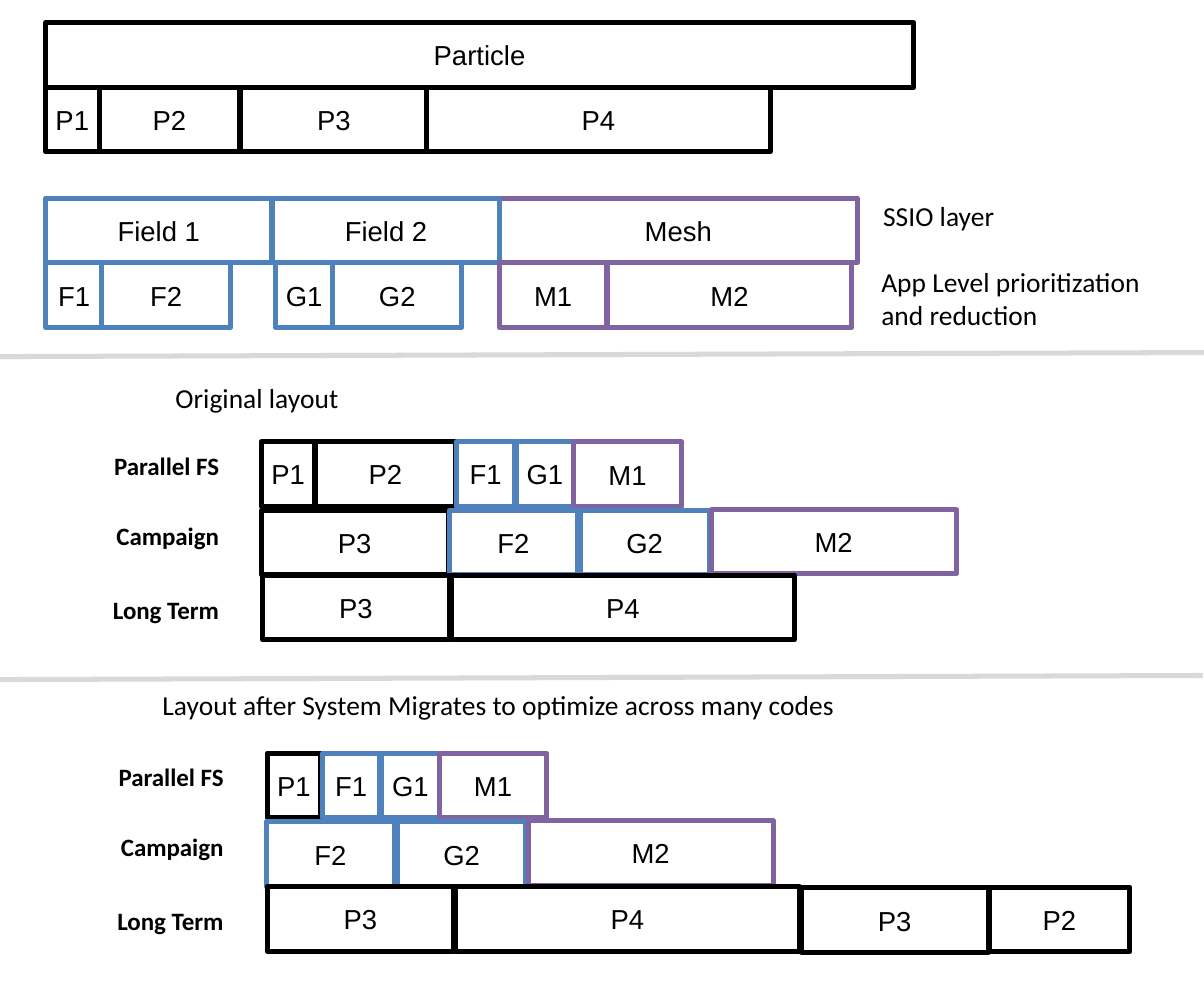
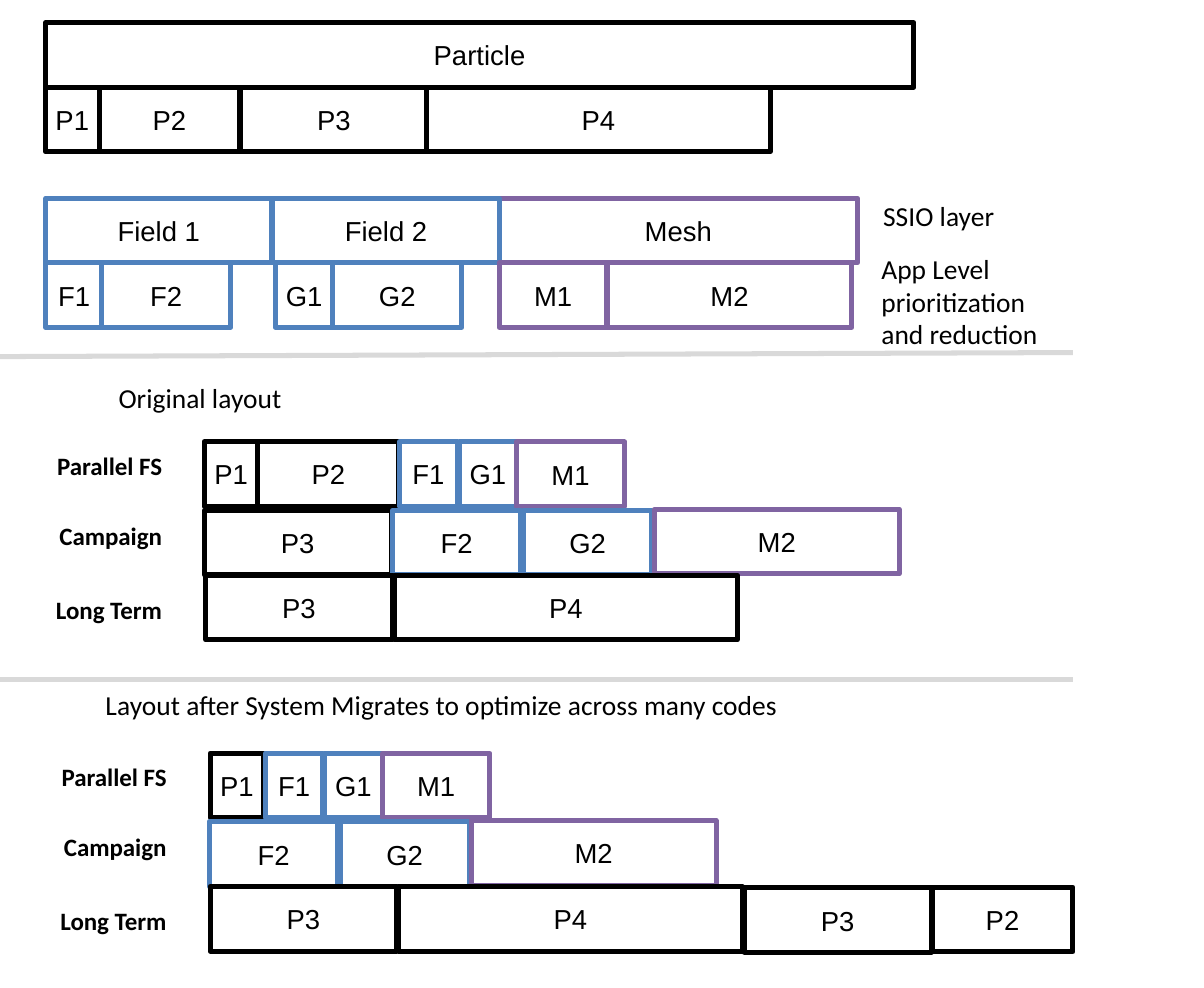
Before and after one commit to TPLink32/sirius, a slide deck: slide 1 of graphics/SSIO-bucket.pptx. Drawn at 1204x988 pixels with LibreOffice and Linux fonts; fonts in the diff are those of the drawing. Boxes give left, top, right and bottom in pixels: in the first picture for what was removed or moved away, otherwise in the second. Text is boxed around its words. In the diff, an @@ line names an element or a change of style, - is before the commit and + after.

```diff
--- a/graphics/SSIO-bucket.pptx
+++ b/graphics/SSIO-bucket.pptx
@@ text "App Level prioritization" rewrapped from [881, 273, 1140, 326] to [881, 260, 1038, 345] @@
@@ line moved from (0, 358) - (1204, 352) to (0, 358) - (1073, 352) @@
@@ line moved from (0, 679) - (1202, 676) to (0, 679) - (1073, 679) @@
@@ 18 rectangles, 5 texts: place and size @@
-18 rectangles, 5 texts at [114, 389, 1129, 952]
+18 rectangles, 5 texts at [57, 389, 1073, 952]
@@ 4 rectangles, 3 texts: place and size @@
-4 rectangles, 3 texts at [113, 510, 956, 952]
+4 rectangles, 3 texts at [56, 510, 899, 952]
```
Also in this commit, not shown: 1 other file.
